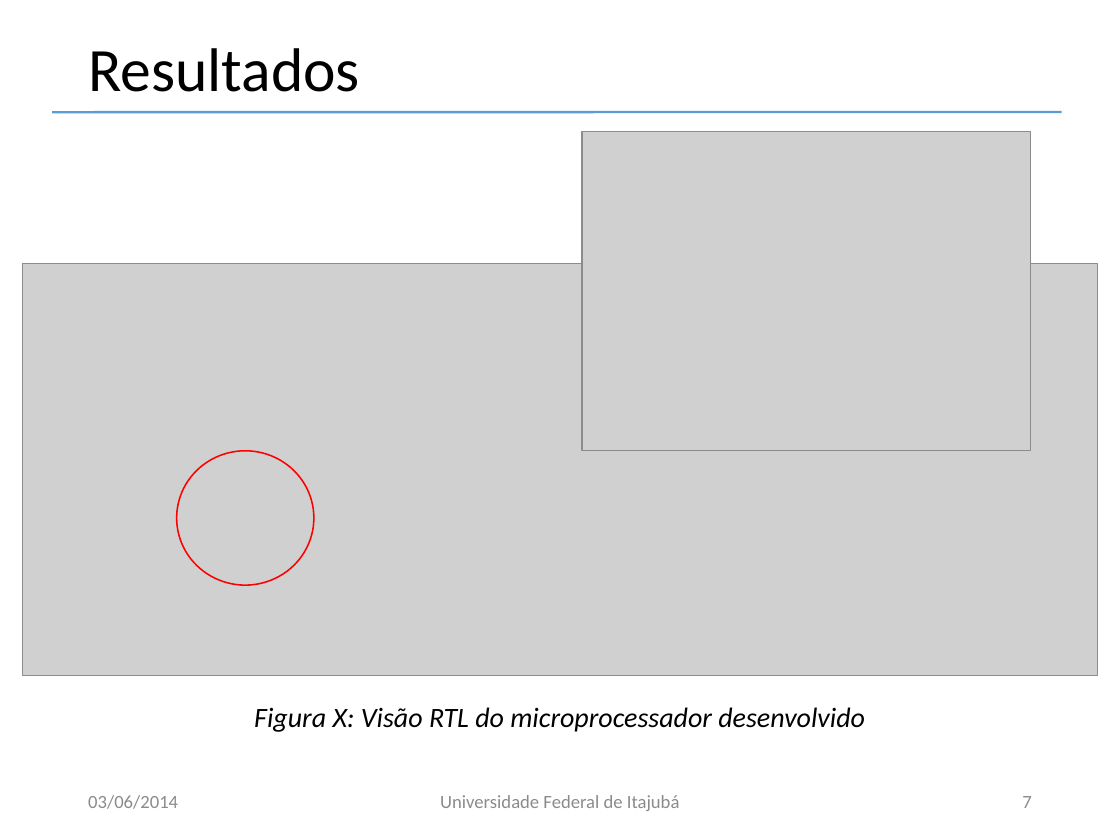
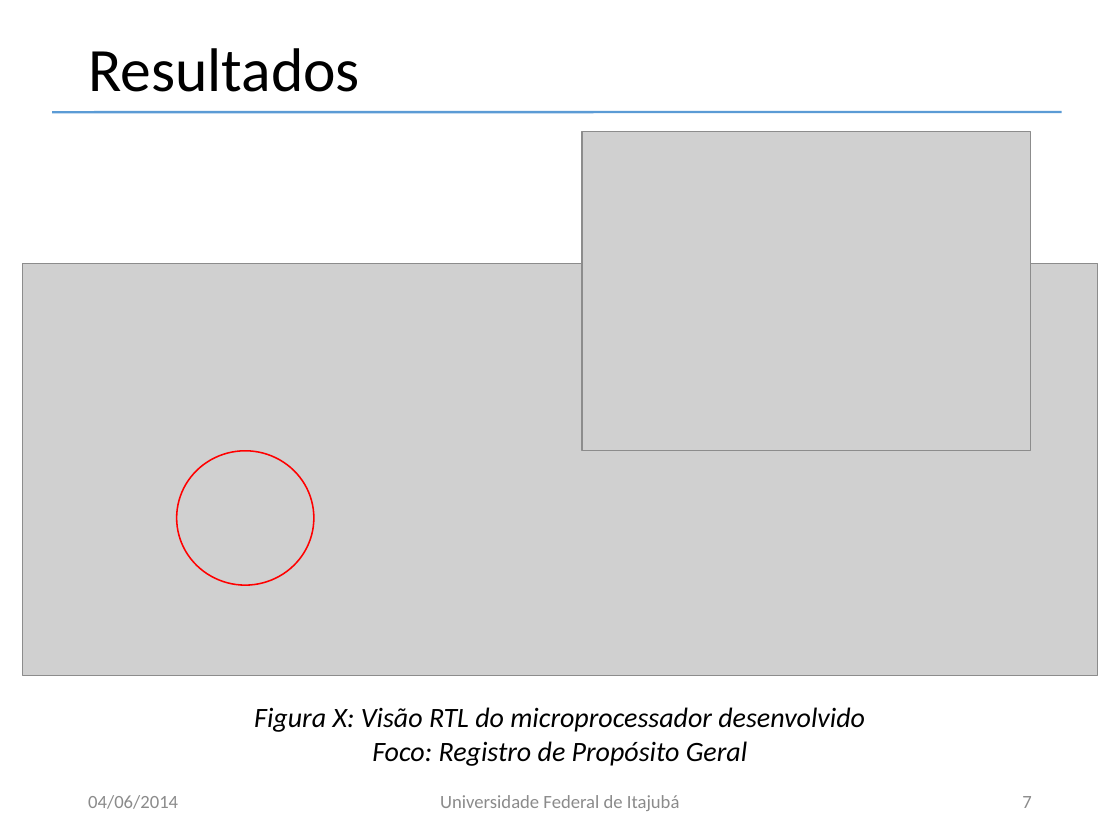
Before and after one commit to macaufreitas/micro-risc, a slide deck: slide 7 of Apresentacao/Apresentacao.pptx. Drawn at 1120x840 pixels with LibreOffice and Linux fonts; fonts in the diff are those of the drawing; grey boxes stand for pictures; background and template pictures are left out. Boxes give left, top, right and bottom in pixels: in the first picture for what was removed or moved away, otherwise in the second. Text is boxed around its words. In the diff, an @@ line names an element or a change of style, - is before the commit and + after.

```diff
--- a/Apresentacao/Apresentacao.pptx
+++ b/Apresentacao/Apresentacao.pptx
@@ text at [372, 741, 747, 766]: paragraph added @@
+Foco: Registro de Propósito Geral
@@ text at [88, 795, 178, 809]: text changed @@
-03/06/2014
+04/06/2014
```
Also in this commit, not shown: 25 other slides changed.
